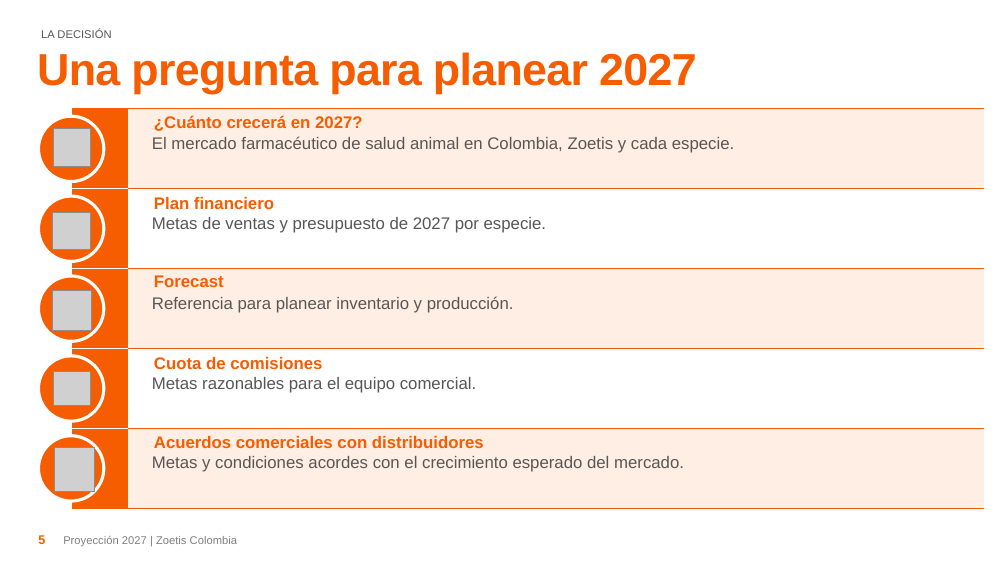
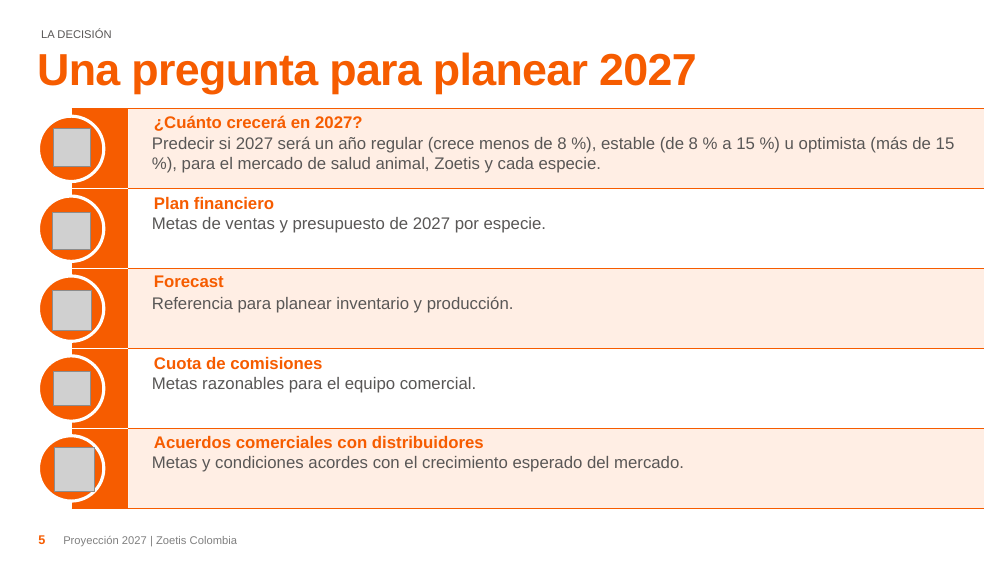
Before and after one commit to jkcuellarc-del/MercadoFarma, a slide deck: slide 5 of presentacion/Sustentacion_Proyeccion_2027_Zoetis_Colombia.pptx. Drawn at 1008x567 pixels with LibreOffice and Linux fonts; fonts in the diff are those of the drawing; grey boxes stand for pictures; background and template pictures are left out. Boxes give left, top, right and bottom in pixels: in the first picture for what was removed or moved away, otherwise in the second. Text is boxed around its words. In the diff, an @@ line names an element or a change of style, - is before the commit and + after.

```diff
--- a/presentacion/Sustentacion_Proyeccion_2027_Zoetis_Colombia.pptx
+++ b/presentacion/Sustentacion_Proyeccion_2027_Zoetis_Colombia.pptx
@@ text at bbox=[152, 136, 955, 173]: text changed @@
-El mercado farmacéutico de salud animal en Colombia, Zoetis y cada especie.
+Predecir si 2027 será un año regular (crece menos de 8 %), estable (de 8 % a 15 %) u optimista (más de 15 %), para el mercado de salud animal, Zoetis y cada especie.
```
Also in this commit, not shown: 3 other slides changed, 2 slides added, 12 other files.
